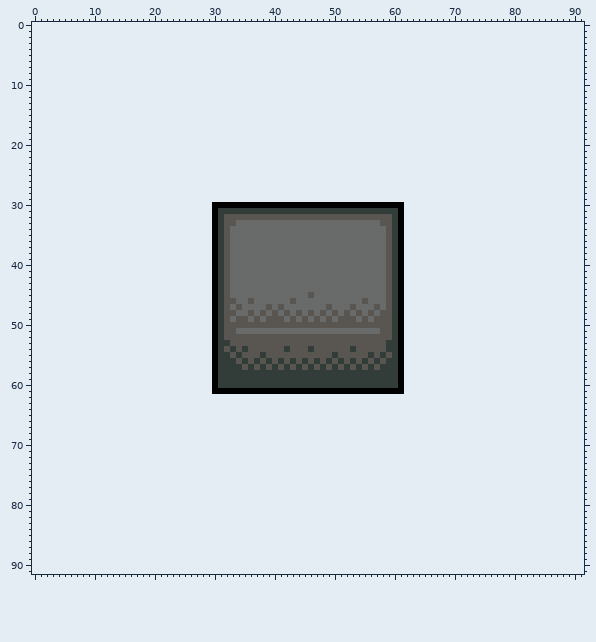
Two versions of one sprite sheet, Sprites/UI/TouchControls/Center.png. The picture above is the old version.
The file is 32x32 pixels. The old version is drawn lined up with the new one, on the new canvas.
And afterwards:
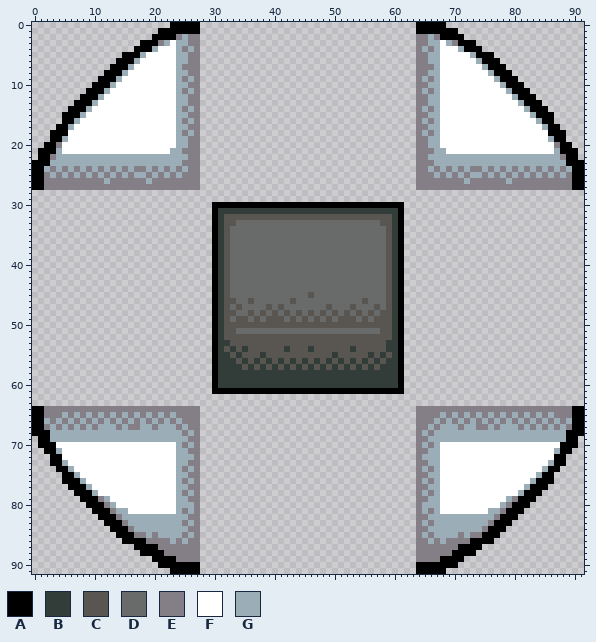
Palette (. is transparent): A #000000  B #323c39  C #595652  D #696a6a  E #847e87  F #ffffff  G #9badb7
The edit:
canvas 32x32 -> 92x92, the old top-left corner now at 30,30
y 0: x 23..27 ..... -> AAAAA; x 64..68 ..... -> AAAAA
y 1: x 21..27 ....... -> AAAAAAA; x 64..70 ....... -> AAAAAAA
y 2: x 20..27 ........ -> AAAAEGEE; x 64..71 ........ -> EEGEAAAA
y 3: x 18..27 .......... -> AAAEGFGGEE; x 64..73 .......... -> EEGGFGEAAA
y 4: x 17..27 ........... -> AAAGFFFGEGE; x 64..74 ........... -> EGEGFFFGAAA
y 5: x 15..27 ............. -> AAAGFFFFFGGEE; x 64..76 ............. -> EEGGFFFFFGAAA
y 6: x 14..27 .............. -> AAAGFFFFFFGGEE; x 64..77 .............. -> EEGGFFFFFFGAAA
y 7: x 13..27 ............... -> AAAGFFFFFFFGEEE; x 64..78 ............... -> EEEGFFFFFFFGAAA
y 8: x 12..27 ................ -> AAAGFFFFFFFFGGEE; x 64..79 ................ -> EEGGFFFFFFFFGAAA
y 9: x 11..27 ................. -> AAAGFFFFFFFFFGEGE; x 64..80 ................. -> EGEGFFFFFFFFFGAAA
y 10: x 10..27 .................. -> AAAGFFFFFFFFFFGGEE; x 64..81 .................. -> EEGGFFFFFFFFFFGAAA
y 11: x 9..27 ................... -> AAAGFFFFFFFFFFFGEGE; x 64..82 ................... -> EGEGFFFFFFFFFFFGAAA
y 12: x 8..27 .................... -> AAAGFFFFFFFFFFFFGGEE; x 64..83 .................... -> EEGGFFFFFFFFFFFFGAAA
y 13: x 7..27 ..................... -> AAAGFFFFFFFFFFFFFGGEE; x 64..84 ..................... -> EEGGFFFFFFFFFFFFFGAAA
y 14: x 6..27 ...................... -> AAAGFFFFFFFFFFFFFFGEGE; x 64..85 ...................... -> EGEGFFFFFFFFFFFFFFGAAA
y 15: x 5..27 ....................... -> AAAGFFFFFFFFFFFFFFFGGEE; x 64..86 ....................... -> EEGGFFFFFFFFFFFFFFFGAAA
y 16: x 5..27 ....................... -> AAGFFFFFFFFFFFFFFFFGEGE; x 64..86 ....................... -> EGEGFFFFFFFFFFFFFFFFGAA
y 17: x 4..27 ........................ -> AAGFFFFFFFFFFFFFFFFFGGEE; x 64..87 ........................ -> EEGGFFFFFFFFFFFFFFFFFGAA
y 18: x 3..27 ......................... -> AAAFFFFFFFFFFFFFFFFFFGEGE; x 64..88 ......................... -> EGEGFFFFFFFFFFFFFFFFFFAAA
y 19: x 3..27 ......................... -> AAGFFFFFFFFFFFFFFFFFFGGEE; x 64..88 ......................... -> EEGGFFFFFFFFFFFFFFFFFFGAA
y 20: x 2..27 .......................... -> AAEFFFFFFFFFFFFFFFFFFFGGEE; x 64..89 .......................... -> EEGGFFFFFFFFFFFFFFFFFFFEAA
y 21: x 1..27 ........................... -> AAAGFFFFFFFFFFFFFFFFFFGGEEE; x 64..90 ........................... -> EEEGGFFFFFFFFFFFFFFFFFFGAAA
y 22: x 1..27 ........................... -> AAEGGGGGGGGGGGGGGGGGGGGGGEE; x 64..90 ........................... -> EEGGGGGGGGGGGGGGGGGGGGGGEAA
y 23: x 0..27 ............................ -> AAAGGGGGGGGGGGGGGGGGGGGGGEEE; x 64..91 ............................ -> EEEGGGGGGGGGGGGGGGGGGGGGGAAA
y 24: x 0..27 ............................ -> AAGEGEGEGEGEGEGEGEEGEGEGEGEE; x 64..91 ............................ -> EEGEGEGEGEEGEGEGEGEGEGEGEGAA
y 25: x 0..27 ............................ -> AAEGEGEGEGEGEGEGEGGEGEGEGEEE; x 64..91 ............................ -> EEEGEGEGEGGEGEGEGEGEGEGEGEAA
y 26: x 0..27 ............................ -> AAEEEEEEEEEEGEEEEEEGEEEEEEEE; x 64..91 ............................ -> EEEEEEEEGEEEEEEGEEEEEEEEEEAA
y 27: x 0..27 ............................ -> AAEEEEEEEEEEEEEEEEEEEEEEEEEE; x 64..91 ............................ -> EEEEEEEEEEEEEEEEEEEEEEEEEEAA
y 64: x 0..27 ............................ -> AAEEEEEEEEEEEEEEEEEEEEEEEEEE; x 64..91 ............................ -> EEEEEEEEEEEEEEEEEEEEEEEEEEAA
y 65: x 0..27 ............................ -> AAEEEGEGEGEGEGEGEGEGEGEGEEEE; x 64..91 ............................ -> EEEEGEGEGEGEGEGEGEGEGEGEEEAA
y 66: x 0..27 ............................ -> AAGEGEGEGEGEGEGEGEGEGEGEGEEE; x 64..91 ............................ -> EEEGEGEGEGEGEGEGEGEGEGEGEGAA
y 67: x 0..27 ............................ -> AAEGEGEGEGEGGGEGEEGGEGGGEGEE; x 64..91 ............................ -> EEGEGGGEGGEEGEGGGEGEGEGEGEAA
y 68: x 0..27 ............................ -> AAAGGGGGGGGGGGGGGGGGGGGGGEGE; x 64..91 ............................ -> EGEGGGGGGGGGGGGGGGGGGGGGGAAA
y 69: x 1..27 ........................... -> AAGGGGGGGGGGGGGGGGGGGGGGGEE; x 64..90 ........................... -> EEGGGGGGGGGGGGGGGGGGGGGGGAA
y 70: x 1..27 ........................... -> AAAFFFFFFFFFFFFFFFFFFFFGEGE; x 64..90 ........................... -> EGEGFFFFFFFFFFFFFFFFFFFFAAA
y 71: x 2..27 .......................... -> AAGFFFFFFFFFFFFFFFFFFFGGEE; x 64..89 .......................... -> EEGGFFFFFFFFFFFFFFFFFFFGAA
y 72: x 3..27 ......................... -> AAFFFFFFFFFFFFFFFFFFFGGGE; x 64..88 ......................... -> EGGGFFFFFFFFFFFFFFFFFFFAA
y 73: x 3..27 ......................... -> AAGFFFFFFFFFFFFFFFFFFGGEE; x 64..88 ......................... -> EEGGFFFFFFFFFFFFFFFFFFGAA
y 74: x 4..27 ........................ -> AAGFFFFFFFFFFFFFFFFFGEGE; x 64..87 ........................ -> EGEGFFFFFFFFFFFFFFFFFGAA
y 75: x 5..27 ....................... -> AAGFFFFFFFFFFFFFFFFGGEE; x 64..86 ....................... -> EEGGFFFFFFFFFFFFFFFFGAA
y 76: x 5..27 ....................... -> AAAGFFFFFFFFFFFFFFFGEGE; x 64..86 ....................... -> EGEGFFFFFFFFFFFFFFFGAAA
y 77: x 6..27 ...................... -> AAAGFFFFFFFFFFFFFFGGEE; x 64..85 ...................... -> EEGGFFFFFFFFFFFFFFGAAA
y 78: x 7..27 ..................... -> AAAGFFFFFFFFFFFFFGEGE; x 64..84 ..................... -> EGEGFFFFFFFFFFFFFGAAA
y 79: x 8..27 .................... -> AAAEGFFFFFFFFFFFGGEE; x 64..83 .................... -> EEGGFFFFFFFFFFFGEAAA
y 80: x 9..27 ................... -> AAAEGFFFFFFFFFFGGGE; x 64..82 ................... -> EGGGFFFFFFFFFFGEAAA
y 81: x 10..27 .................. -> AAAEGGFFFFFFFFGEGE; x 64..81 .................. -> EGEGFFFFFFFFGGEAAA
y 82: x 11..27 ................. -> AAAEGGGGGGGGGGGEE; x 64..80 ................. -> EEGGGGGGGGGGGEAAA
y 83: x 12..27 ................ -> AAAEGGGGGGGGGEGE; x 64..79 ................ -> EGEGGGGGGGGGEAAA
y 84: x 13..27 ............... -> AAAEGGGGGGGGGEE; x 64..78 ............... -> EEGGGGGGGGGEAAA
y 85: x 14..27 .............. -> AAAEEGEGGGGEGE; x 64..77 .............. -> EGEGGGGEGEEAAA
y 86: x 15..27 ............. -> AAAAEEEEGEGEE; x 64..76 ............. -> EEGEGEEEEAAAA
y 87: x 17..27 ........... -> AAAAEEEEEEE; x 64..74 ........... -> EEEEEEEAAAA
y 88: x 18..27 .......... -> AAAAEEEEEE; x 64..73 .......... -> EEEEEEAAAA
y 89: x 20..27 ........ -> AAAAEEEE; x 64..71 ........ -> EEEEAAAA
y 90: x 21..27 ....... -> AAAAAAA; x 64..70 ....... -> AAAAAAA
y 91: x 23..27 ..... -> AAAAA; x 64..68 ..... -> AAAAA
Where, in picture pixels (left, top, right, bottom), the same in both pictures:
added: (32, 22, 200, 190)
added: (416, 22, 584, 190)
added: (32, 406, 200, 574)
added: (416, 406, 584, 574)
